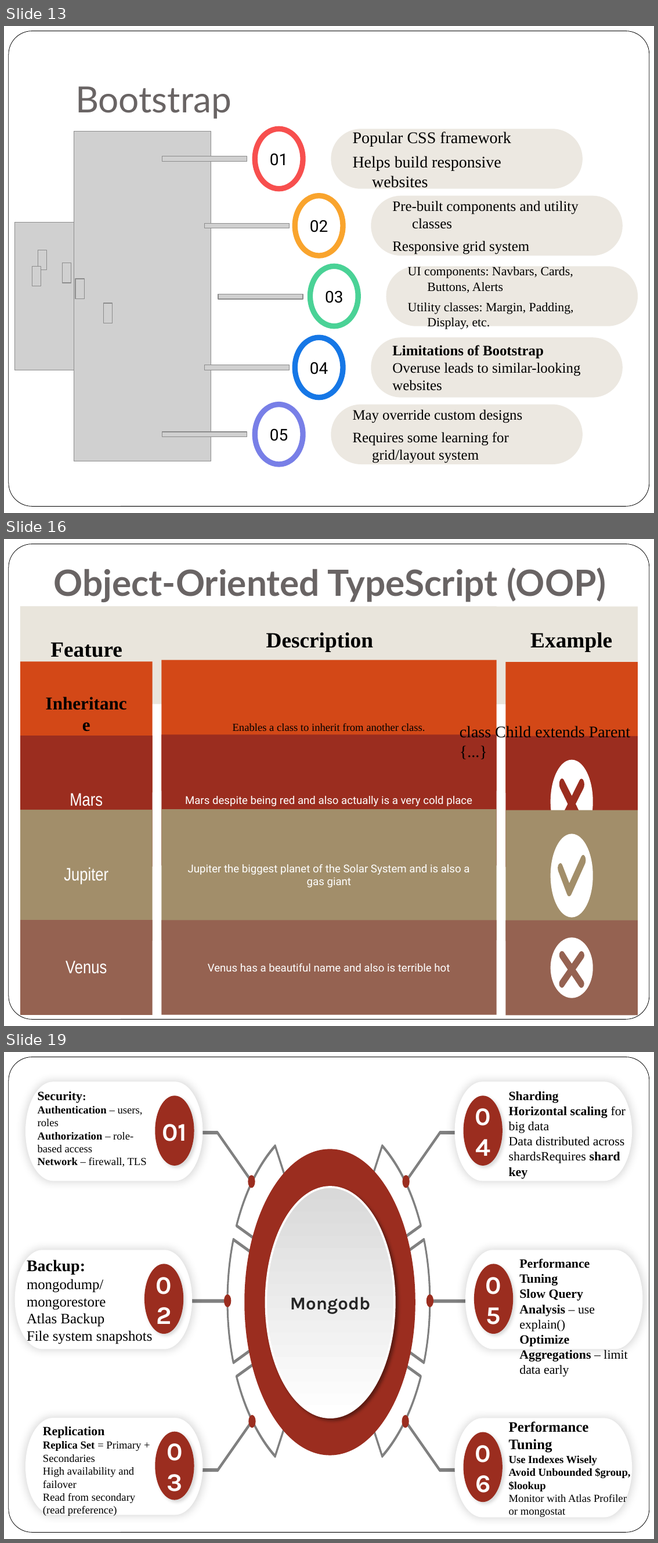
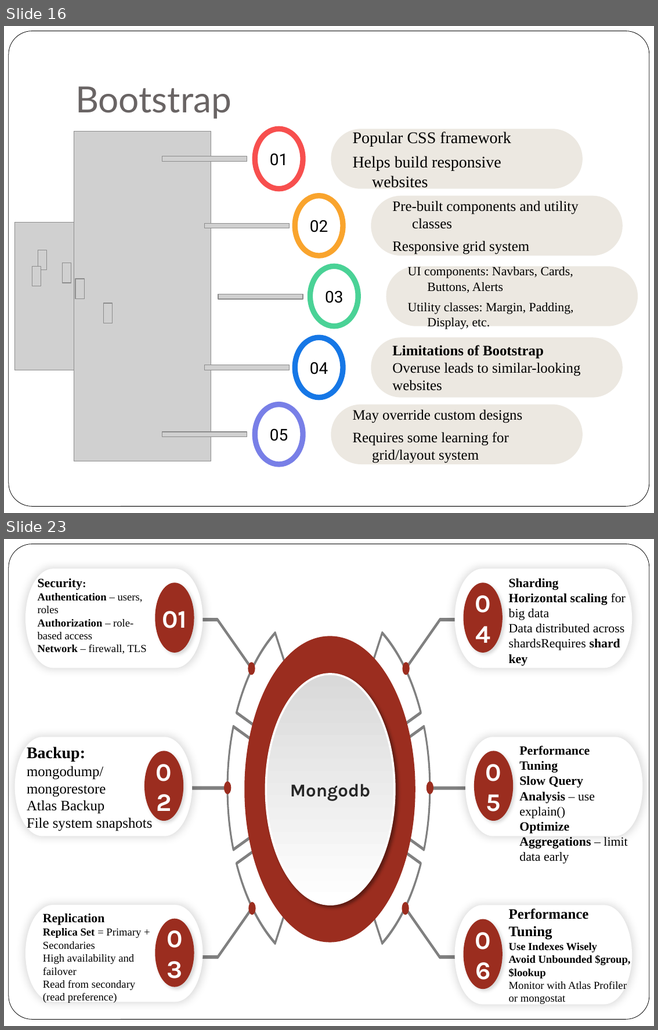
Before and after one commit to rosemarythomas994/VueR-assignment, a slide deck: Presentation Assignment.pptx. Shown one above the other, each under a label of ours: slides 13, 16 and 19 before the commit, slides 16 and 23 after it; the slides between them are not shown. The pictures are 658x1543 and 658x1030 pixels, drawn with LibreOffice and Linux fonts; fonts in the diff are those of the drawing; grey boxes stand for pictures. Boxes give left, top, right and bottom in pixels: in the first picture for what was removed or moved away, otherwise in the second. Text is boxed around its words. In the diff, an @@ line names an element or a change of style, - is before the commit and + after.

```diff
--- a/Presentation Assignment.pptx
+++ b/Presentation Assignment.pptx
@@ slide 16 removed at box(4, 539, 654, 1026), background #FFFFFF; not listed: 1 template element that a slide beside it also shows @@
@@ title removed at box(54, 567, 606, 602) @@
-Object-Oriented TypeScript (OOP)
@@ rectangle removed at box(20, 606, 210, 705) @@
@@ rectangle removed at box(161, 606, 496, 704) @@
@@ rectangle removed at box(447, 606, 637, 705) @@
@@ text removed at box(50, 642, 122, 657) @@
-Feature
@@ text removed at box(266, 632, 373, 652) @@
-Description
@@ text removed at box(530, 632, 612, 652) @@
-Example
@@ group removed at box(20, 660, 637, 793): 3 rectangles, 2 texts @@
-Inheritance
-Enables a class to inherit from another class.
@@ text removed at box(459, 725, 630, 741) @@
-class Child extends Parent {...}
@@ group removed at box(20, 734, 637, 867): 3 rectangles, 2 texts, 1 ellipse, 1 freeform shape @@
-Mars
-Mars despite being red and also actually is a very cold place
@@ group removed at box(20, 809, 637, 942): 3 rectangles, 2 texts, 1 ellipse, 1 freeform shape @@
-Jupiter
-Jupiter the biggest planet of the Solar System and is also a gas giant
@@ group removed at box(20, 920, 637, 1015): 3 rectangles, 2 texts, 1 ellipse, 1 freeform shape @@
-Venus
-Venus has a beautiful name and also is terrible hot
@@ what was slide 13 is now slide 16 @@
@@ what was slide 19 is now slide 23 @@
```
Also in this commit, not shown: 6 slides changed, 13 slides added, 3 other slides removed, 20 other files.
